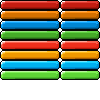
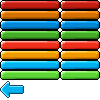
Layer changes from the first 100×100 image to the second:
added layer "Layer 13" above "Layer 12" over [0, 81, 24, 98]
